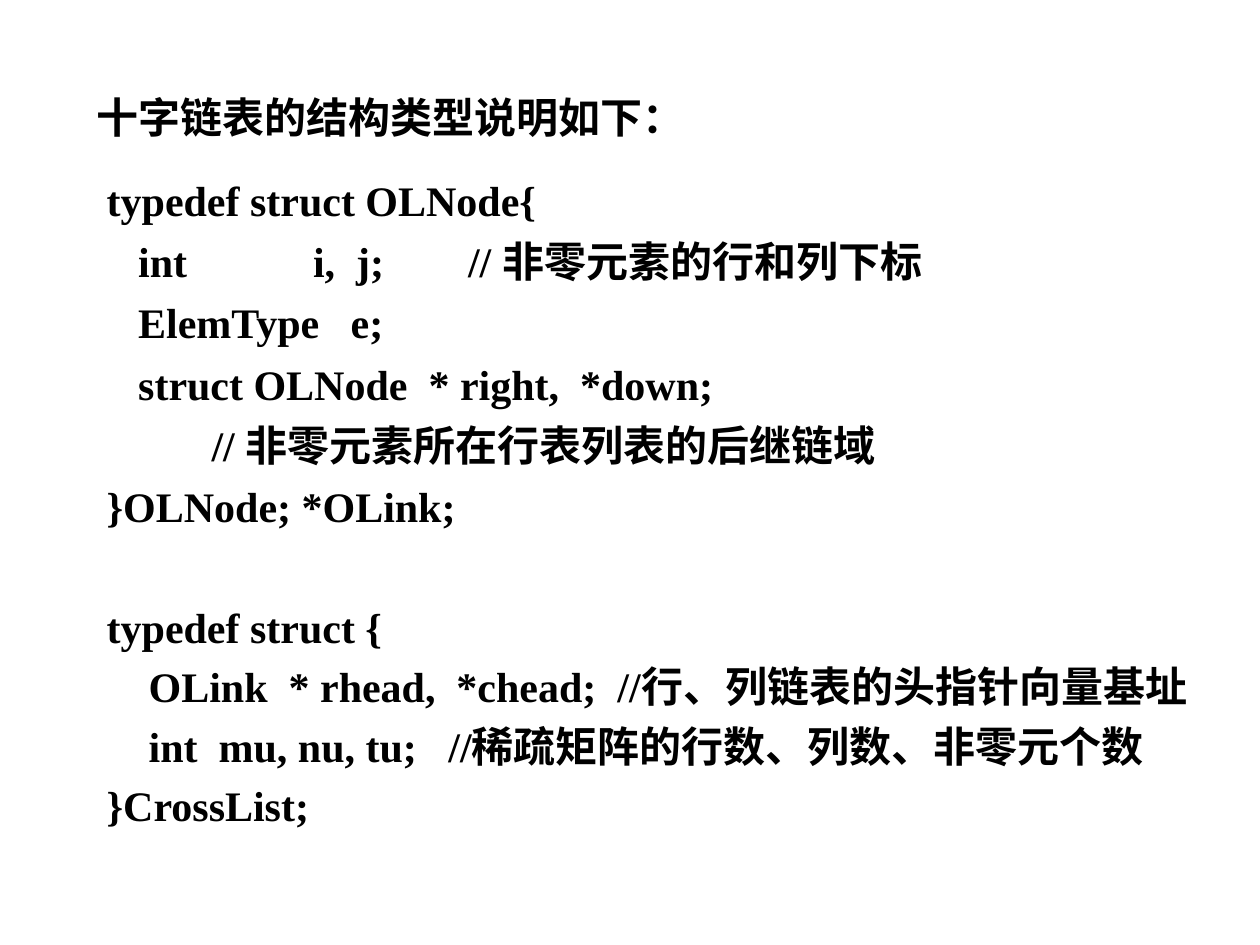
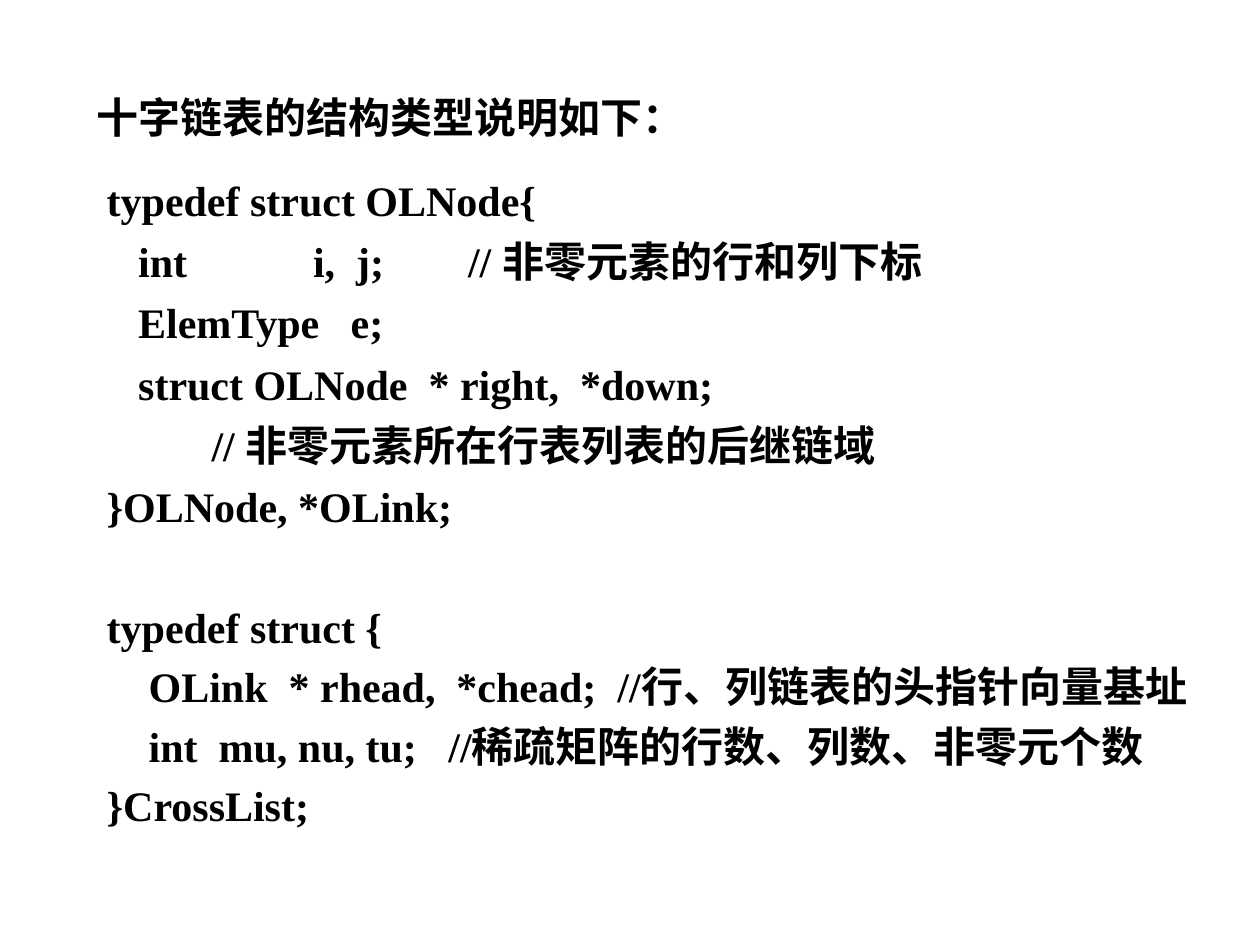
Before and after one commit to Gempittance/Data_Structur_Build, a slide deck: slide 51 of 数据结构PPT/ds5.pptx. Drawn at 1260x945 pixels with LibreOffice and Linux fonts; fonts in the diff are those of the drawing; background and template pictures are left out. Boxes give left, top, right and bottom in pixels: in the first picture for what was removed or moved away, otherwise in the second. Text is boxed around its words. In the diff, an @@ line names an element or a change of style, - is before the commit and + after.

```diff
--- a/数据结构PPT/ds5.pptx
+++ b/数据结构PPT/ds5.pptx
@@ text at [107, 493, 452, 529]: text changed @@
-}OLNode; *OLink;
+}OLNode, *OLink;
```
Also in this commit, not shown: 3 other slides changed.
